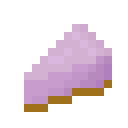
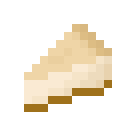
Two versions of the same layered image (128x128). Layer-by-layer changes:
hid "chorus fruit cheesecake" over box(24, 24, 112, 104)
